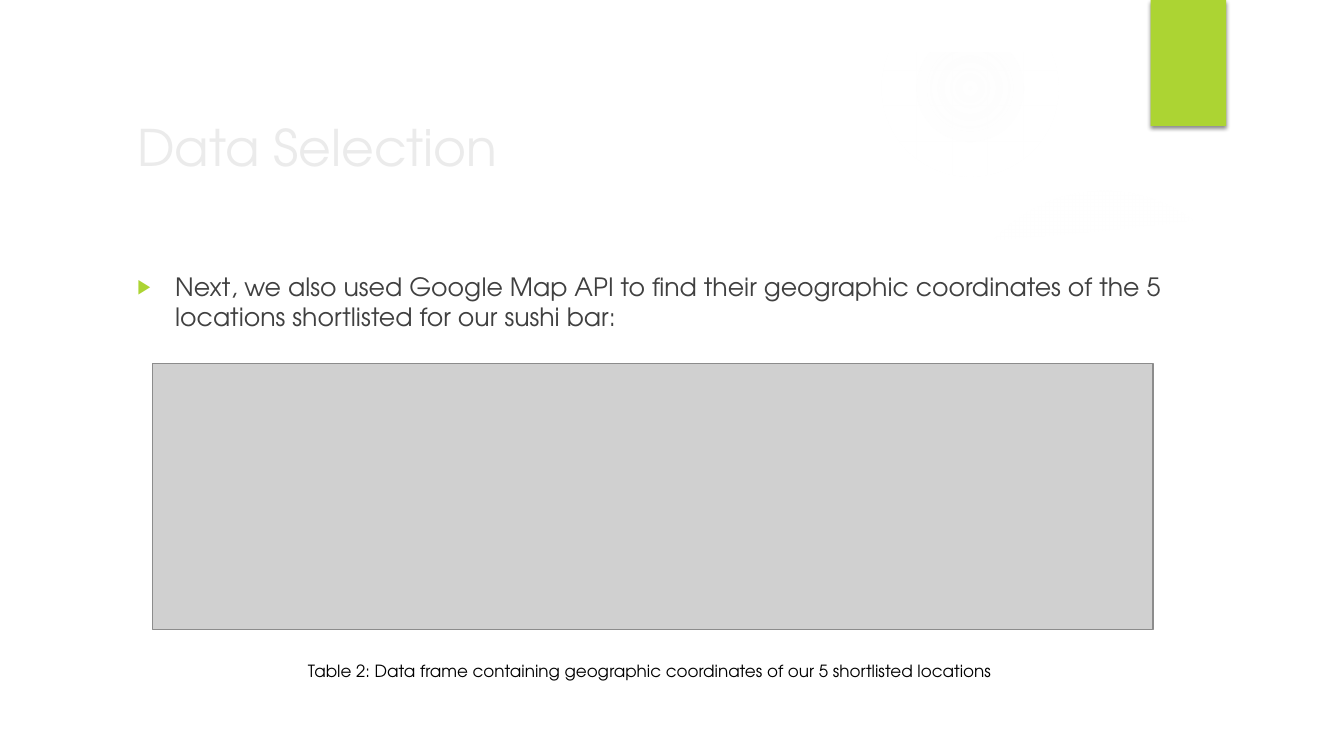
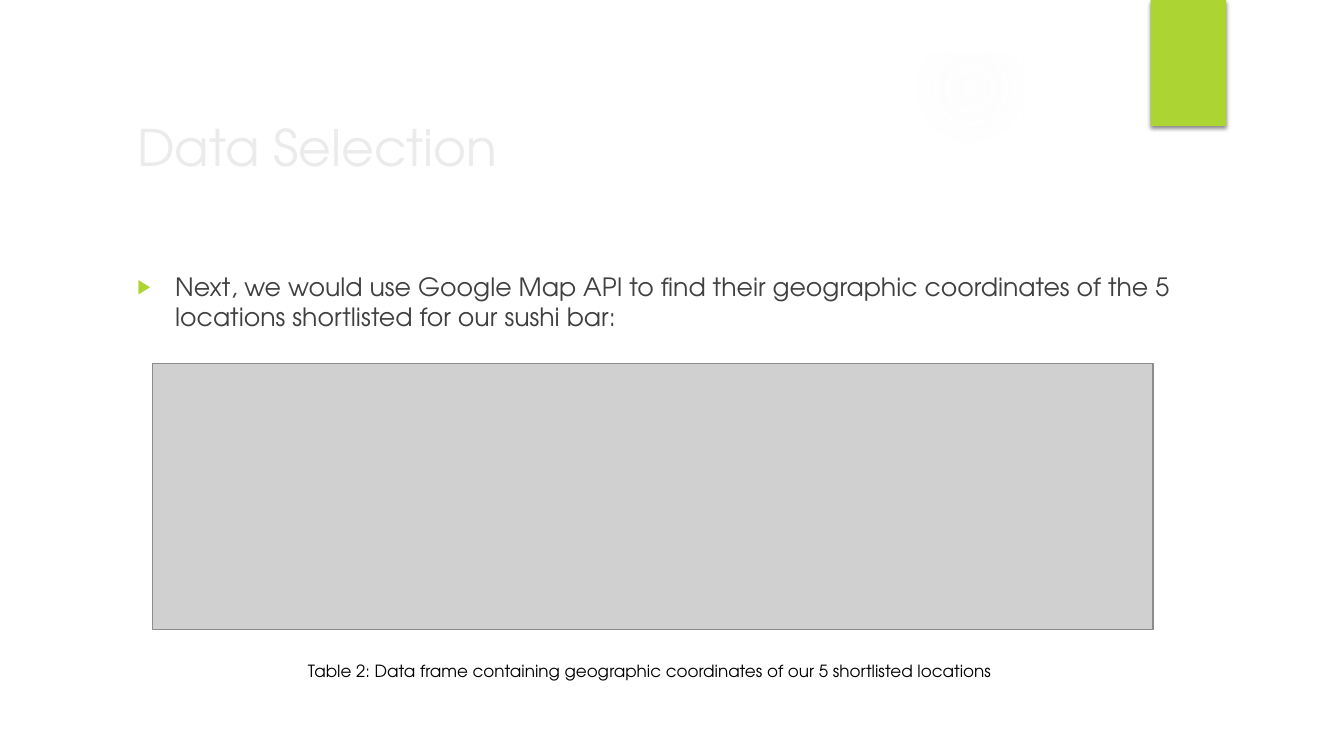
Before and after one commit to RaviTejaMandapati89/Github-and-IBM-Integration-capstone, a slide deck: slide 5 of project_presentation.pptx. Drawn at 1344x756 pixels with LibreOffice and Linux fonts; fonts in the diff are those of the drawing; grey boxes stand for pictures; background and template pictures are left out. Boxes give left, top, right and bottom in pixels: in the first picture for what was removed or moved away, otherwise in the second. Text is boxed around its words. In the diff, an @@ line names an element or a change of style, - is before the commit and + after.

```diff
--- a/project_presentation.pptx
+++ b/project_presentation.pptx
@@ text at [175,277,1169,327]: text changed @@
-▶ Next, we also used Google Map API to find their geographic coordinates of the 5 locations shortlisted for our sushi bar:
+▶ Next, we would use Google Map API to find their geographic coordinates of the 5 locations shortlisted for our sushi bar:
```
Also in this commit, not shown: 13 other slides changed.
